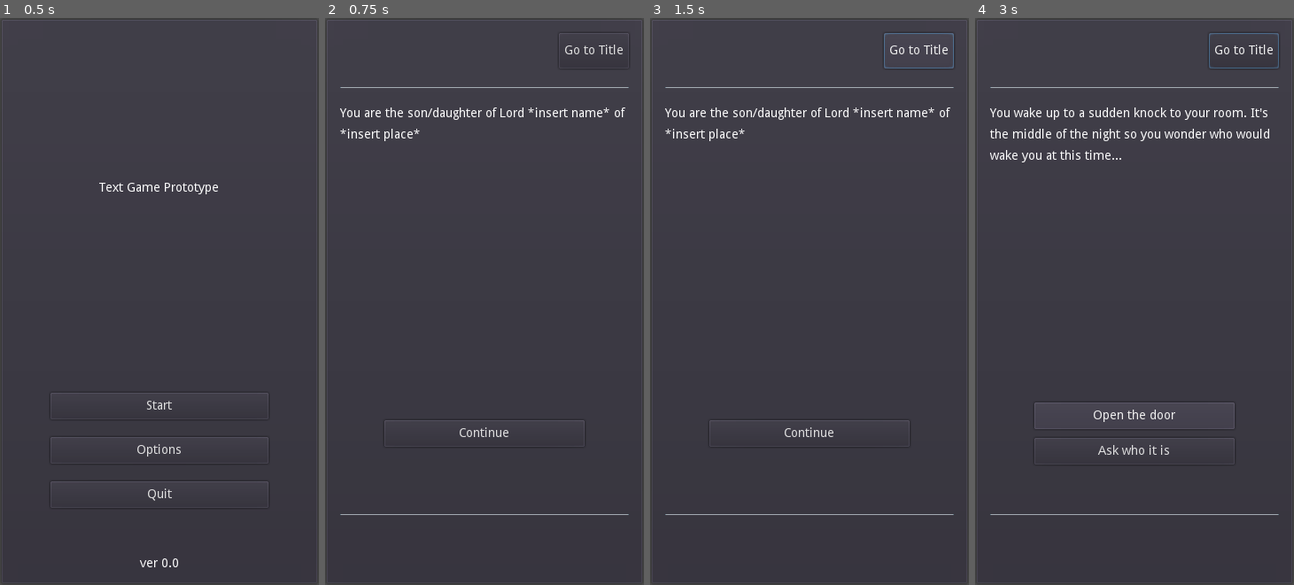
Above: before the commit, frames 1-4 (left to right).
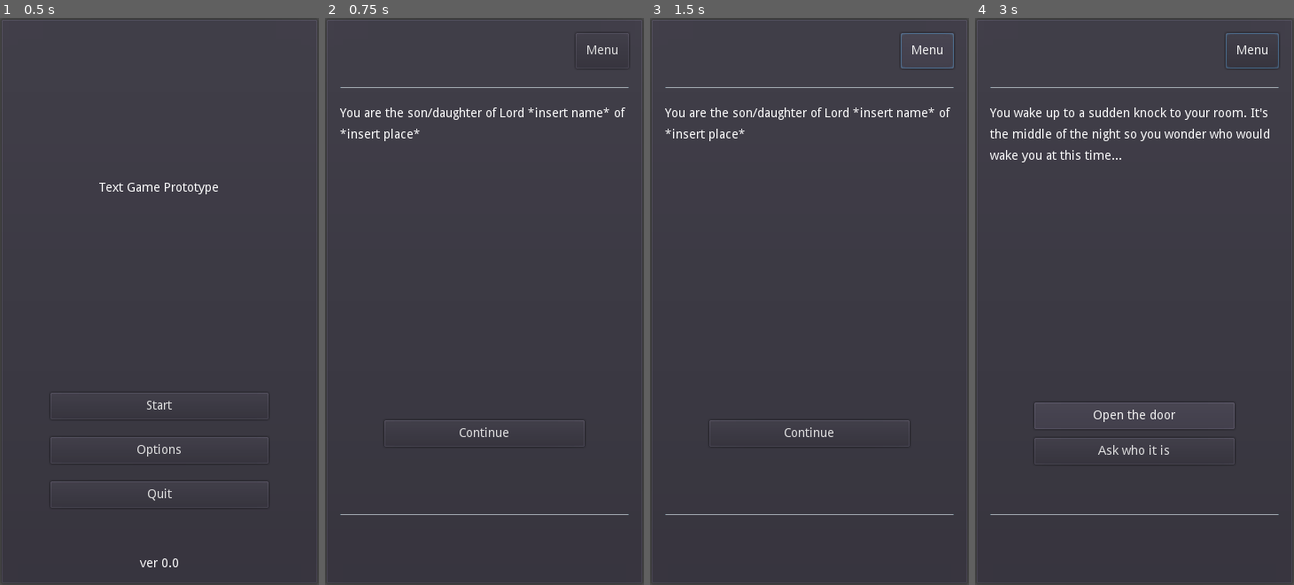
Above: after the commit, the same moments.

Repository: philipuriarte/A-Churchyard-of-Orphans
Game: Godot game, scene res://scenes/main.tscn
Two runs of this game, one before a commit and one after it. Both use one fixed random seed, a clock stepped at 60 frames per second and the inputs below.
Inputs:
- Up to frame 1 (0.5 s): no input
- Up to frame 2 (0.75 s): click "Start" at 0.5 s
- Up to frame 3 (1.5 s): click "Go to Title" (after the commit: "Menu") at 1.25 s
- Up to frame 4 (3 s): click "Go to Title" (after the commit: "Menu") at 2 s; click "Continue" at 2.75 s

Frame 1 is identical in both runs. In frame 2, 0.2% of the frame differs, in the area x 75-94%, y 2-7%; in frame 3, 0.2%, in the area x 73-94%, y 2-9%; in frame 4, 0.2%.

Commit message:
Change MenuButton text and adjust min size

Diff:
--- a/scenes/game_screen.tscn
+++ b/scenes/game_screen.tscn
@@ -32,15 +32,16 @@
 
 [node name="TopText" type="Label" parent="MarginContainer/MainCointainer/TopContainer"]
 margin_top = 13.0
-margin_right = 243.0
+margin_right = 262.0
 margin_bottom = 27.0
 size_flags_horizontal = 3
 
 [node name="MenuButton" type="Button" parent="MarginContainer/MainCointainer/TopContainer"]
-margin_left = 247.0
+margin_left = 266.0
 margin_right = 326.0
 margin_bottom = 40.0
-text = "Go to Title"
+rect_min_size = Vector2( 60, 0 )
+text = "Menu"
 
 [node name="TopSeparator" type="HSeparator" parent="MarginContainer/MainCointainer"]
 margin_top = 60.0
